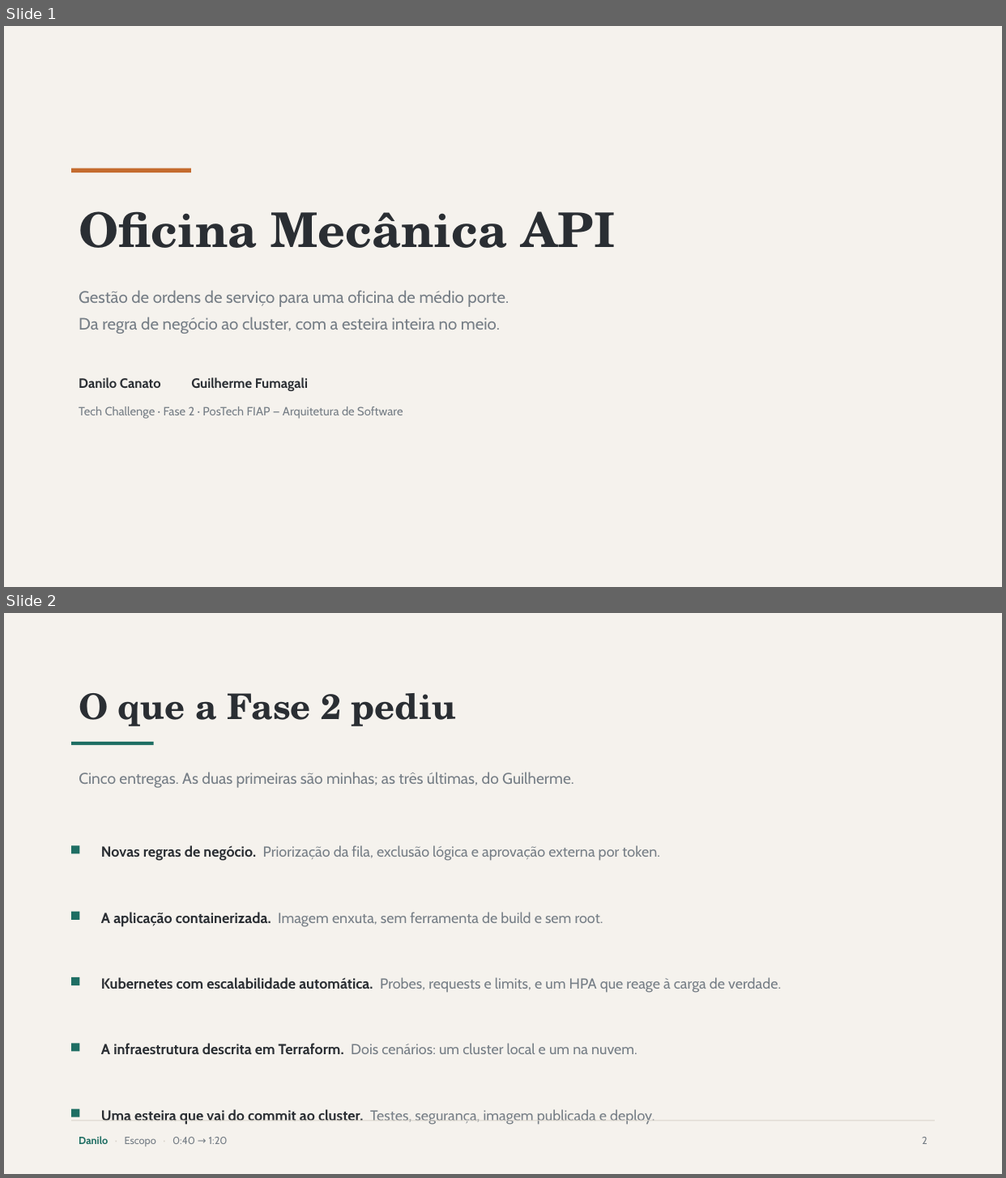
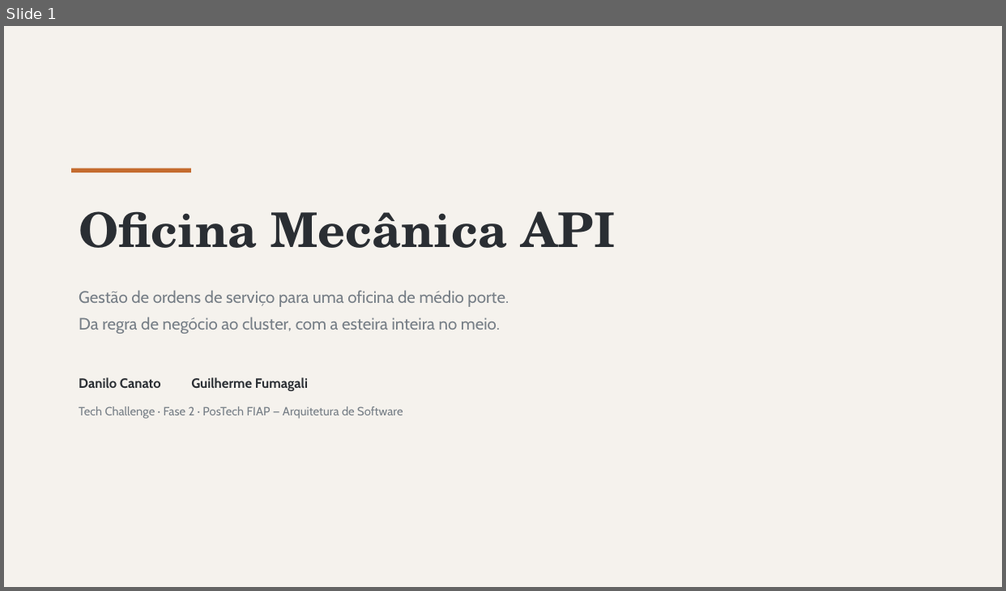
Before and after one commit to Guilherme-Fumagali/tech-challenge-1, a slide deck: docs/apresentacao/Tech-Challenge-Fase2.pptx. Shown one above the other, each under a label of ours: slides 1 and 2 before the commit, slide 1 after it. The pictures are 1006x1178 and 1006x591 pixels, drawn with LibreOffice and Linux fonts; fonts in the diff are those of the drawing. Boxes give left, top, right and bottom in pixels: in the first picture for what was removed or moved away, otherwise in the second. Text is boxed around its words. In the diff, an @@ line names an element or a change of style, - is before the commit and + after.

```diff
--- a/docs/apresentacao/Tech-Challenge-Fase2.pptx
+++ b/docs/apresentacao/Tech-Challenge-Fase2.pptx
@@ slide 2 removed at [4,613,1002,1174], background #F5F2ED @@
@@ text removed at [79,693,456,726] @@
-O que a Fase 2 pediu
@@ rectangle removed at [71,742,154,745] @@
@@ text removed at [79,772,574,788] @@
-Cinco entregas. As duas primeiras são minhas; as três últimas, do Guilherme.
@@ rectangle removed at [71,845,79,854] @@
@@ text removed at [101,845,660,861] @@
-Novas regras de negócio. Priorização da fila, exclusão lógica e aprovação externa por token.
@@ rectangle removed at [71,912,79,920] @@
@@ text removed at [101,912,603,927] @@
-A aplicação containerizada. Imagem enxuta, sem ferramenta de build e sem root.
@@ rectangle removed at [71,977,79,986] @@
@@ text removed at [101,977,781,993] @@
-Kubernetes com escalabilidade automática. Probes, requests e limits, e um HPA que reage à carga de verdade.
@@ rectangle removed at [71,1043,79,1052] @@
@@ text removed at [101,1043,637,1054] @@
-A infraestrutura descrita em Terraform. Dois cenários: um cluster local e um na nuvem.
@@ rectangle removed at [71,1110,79,1118] @@
@@ rectangle removed at [71,1121,935,1122] @@
@@ text removed at [101,1110,654,1125] @@
-Uma esteira que vai do commit ao cluster. Testes, segurança, imagem publicada e deploy.
@@ text removed at [79,1136,228,1147] @@
-Danilo · Escopo · 0:40 → 1:20
@@ text removed at [922,1137,927,1144] @@
-2
```
Also in this commit, not shown: 4 slides changed, 6 slides added, 6 other slides removed.
